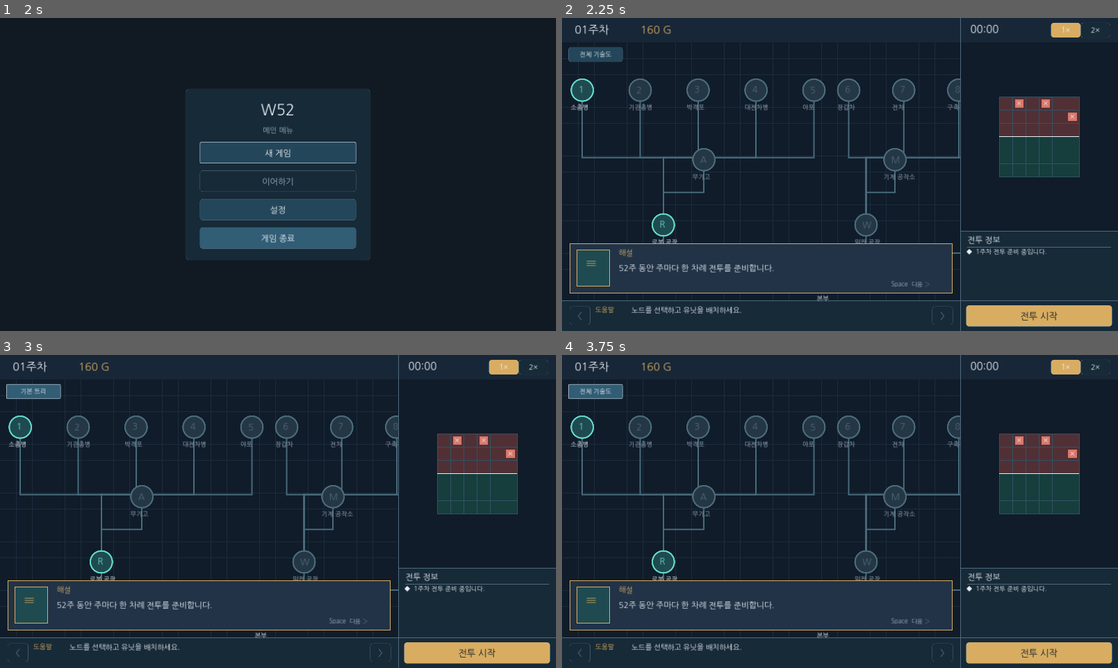
Above: before the commit, frames 1-4 (two rows, left to right).
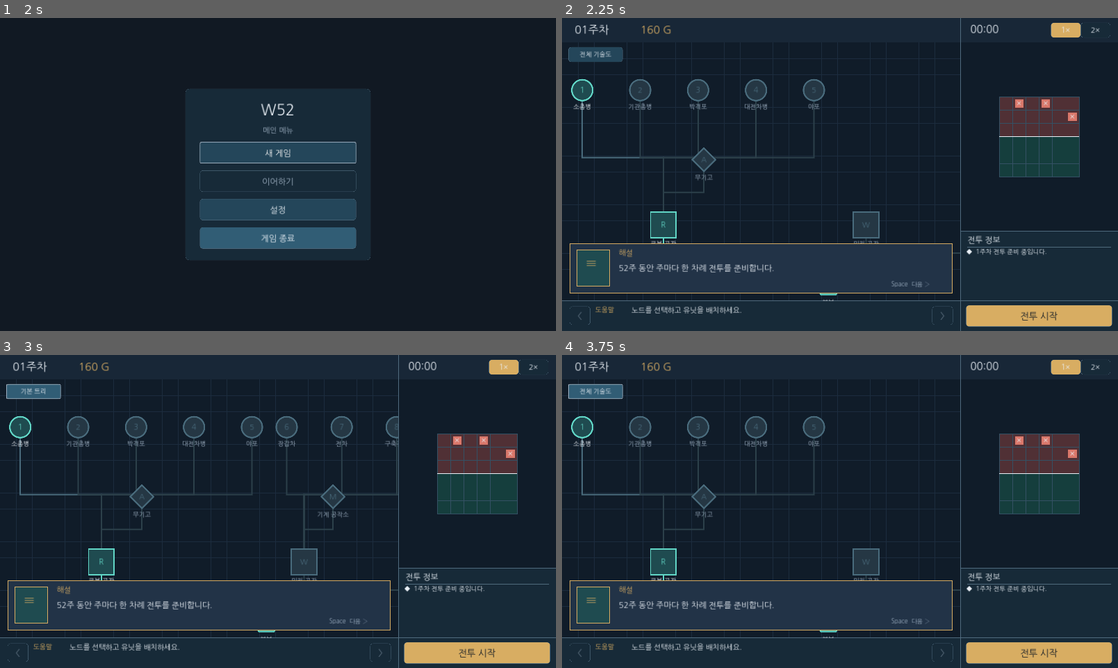
Above: after the commit, the same moments.

Repository: xcliming-svg/w52
Game: Godot game, scene res://main.tscn
The game is run twice, just before and just after one commit, with the same random seed, the same clock (stepped at 60 frames per second) and the same inputs.
Inputs (mouse positions are in pixels of both pictures, inside the frame that each line leads up to):
- Up to frame 1 (2 s): tap Enter at 0.5 s; move the mouse to (400, 158) at 0.52 s; click (400, 158) at 0.67 s; tap Space at 0.77, 1.25 s; drag from (166, 190) to (250, 237) at 1.27 s
- Up to frame 2 (2.25 s): click "새 게임" at 2 s
- Up to frame 3 (3 s): click "전체 기술도" at 2.75 s
- Up to frame 4 (3.75 s): click "기본 트리" at 3.5 s

Frame 1 is identical in both runs. In frame 2, 3.0% of the frame differs, in the area x 1-72%, y 19-91%; in frame 3, 2.3%; in frame 4, 3.0%.

Commit message:
feat: render 20 tech nodes, unit details and gated interactions

Diff:
--- a/scripts/game.gd
+++ b/scripts/game.gd
@@ -463,13 +463,19 @@
         return ""
     if phase == "dialogue" and DIALOGUE_RECT.has_point(mouse):
         return ""
-    if not selected_id.is_empty() and _popup_rect().has_point(mouse):
+    if not selected_id.is_empty():
+        if _popup_rect().has_point(mouse) or _upgrade_rect().has_point(mouse):
+            return ""
+    if Rect2(Vector2(22, 100), Vector2(188, 52)).has_point(mouse):
         return ""
     for node in NODES:
-        if _node_screen(node).distance_to(mouse) <= 49.0:
+        if not _node_visible(node):
+            continue
+        var half: float = _node_half_size(node) * 1.12
+        var center := _node_screen(node)
+        if Rect2(center - Vector2.ONE * half, Vector2.ONE * half * 2.0).has_point(mouse):
             return str(node["id"])
     return ""
-
 
 func _start_pan(mouse: Vector2) -> void:
     pan_armed = true
@@ -545,7 +551,9 @@
             _advance_dialogue()
             return
         if TREE_RECT.has_point(click.position):
-            if not selected_id.is_empty() and _popup_rect().has_point(click.position):
+            if not selected_id.is_empty() and (_popup_rect().has_point(click.position) or _upgrade_rect().has_point(click.position)):
+                return
+            if Rect2(Vector2(22, 100), Vector2(188, 52)).has_point(click.position):
                 return
             _start_pan(click.position)
         elif Rect2(1376, 84, 544, 652).has_point(click.position):
@@ -557,7 +565,7 @@
         return
     dialogue_index += 1
     if dialogue_index == 3:
-        _select_node("guard") # Dialogue completion can select/focus tree nodes.
+        _select_node("rifle") # First unit on the integrated tree.
     elif dialogue_index >= DIALOGUE_COUNT:
         phase = "prepare"
     _refresh_all()
@@ -568,7 +576,7 @@
         return [
             "52주 동안 주마다 한 차례 전투를 준비합니다.",
             "왼쪽의 노드에서 사용할 전략을 살펴보세요.",
-            "방패병 경로가 선택되었습니다.",
+            "소총병 경로가 선택되었습니다.",
             "유닛 정보를 열고 배치 버튼을 사용하세요.",
             "물자 G와 배치를 확인한 뒤 전투를 시작하세요."
         ]
@@ -595,7 +603,7 @@
     if phase == "battle" or phase == "result":
         return
     var node := _find_node(selected_id)
-    if node.is_empty() or str(node["kind"]) != "unit" or int(node["week"]) > week:
+    if node.is_empty() or str(node["kind"]) != "unit" or not _is_node_unlocked(node) or phase not in ["dialogue", "prepare"]:
         return
     if placements.size() >= 12:
         _append_log("현재 시연 배치 슬롯이 가득 찼습니다.")
@@ -682,6 +690,7 @@
 
 
 func _refresh_all() -> void:
+    full_view_button.text = "기본 트리" if full_tree_view else "전체 기술도"
     prev_button.disabled = help_index <= 1
     next_button.disabled = help_index >= week
     speed_one.button_pressed = speed == 1
@@ -783,44 +792,72 @@
 
 
 func _draw_tree() -> void:
-    # Local coordinates, rendered exclusively inside TreeClip.clip_contents.
+    # Only the 20 structural nodes render here. The 24 upgrades are drawn
+    # in the independent _draw_popup detail panel, never on the tree.
     var path := _selected_ancestors()
     for node in NODES:
+        if not _node_visible(node):
+            continue
         var parent_id := str(node["parent"])
         if parent_id.is_empty():
             continue
         var parent := _find_node(parent_id)
+        if not _node_visible(parent):
+            continue
         var a := _node_tree_local(parent)
         var b := _node_tree_local(node)
         var middle_y := (a.y + b.y) * 0.5
         var highlight := str(node["id"]) in path and parent_id in path
-        var tint := UI.TEAL if highlight else UI.TREE_LINE
-        tree_canvas.draw_polyline(PackedVector2Array([a - Vector2(0, 35), Vector2(a.x, middle_y),
-            Vector2(b.x, middle_y), b + Vector2(0, 35)]), tint, 5.0 if highlight else 3.5, true)
+        var owned := _has_building(str(node["id"]))
+        var tint: Color = UI.TEAL if highlight or owned else (UI.TREE_LINE if _is_node_unlocked(node) else UI.TREE_LINE.darkened(0.4))
+        tree_canvas.draw_polyline(PackedVector2Array([
+            a - Vector2(0, _node_half_size(parent)),
+            Vector2(a.x, middle_y),
+            Vector2(b.x, middle_y),
+            b + Vector2(0, _node_half_size(node))]), tint, 5.0 if highlight else 3.5, true)
     for node in NODES:
+        if not _node_visible(node):
+            continue
         var p := _node_tree_local(node)
-        if p.y < -100 or p.y > TREE_RECT.size.y + 100 or p.x < -100 or p.x > TREE_RECT.size.x + 100:
+        if p.y < -120 or p.y > TREE_RECT.size.y + 120 or p.x < -120 or p.x > TREE_RECT.size.x + 120:
             continue
         var id := str(node["id"])
-        var locked := int(node["week"]) > week
+        var unlocked := _is_node_unlocked(node)
         var focused := id == selected_id
         var hovered := id == hover_id
-        var radius := 38.0 * (1.12 if focused or hovered else 1.0)
+        var half: float = _node_half_size(node) * (1.12 if focused or hovered else 1.0)
         var kind := str(node["kind"])
-        var fill := UI.LOCKED if locked else UI.NODE_FILL
-        var border := UI.TREE_LINE if locked else (UI.GOLD if focused else UI.TEAL)
-        if kind == "branch":
-            tree_canvas.draw_rect(Rect2(p - Vector2.ONE * radius * 0.75, Vector2.ONE * radius * 1.5), fill)
-            tree_canvas.draw_rect(Rect2(p - Vector2.ONE * radius * 0.75, Vector2.ONE * radius * 1.5), border, false, 3.0)
-        elif kind == "root":
-            tree_canvas.draw_colored_polygon(PackedVector2Array([p+Vector2(0,-radius),p+Vector2(radius,0),
-                p+Vector2(0,radius),p+Vector2(-radius,0)]), fill)
+        var fill: Color = UI.NODE_FILL if unlocked or _has_building(id) else UI.LOCKED
+        var border: Color = UI.GOLD if focused else (UI.TEAL if unlocked or _has_building(id) else UI.TREE_LINE)
+        if kind == "root":
+            var hex := PackedVector2Array([
+                p + Vector2(-half, 0), p + Vector2(-half * 0.5, -half * 0.866),
+                p + Vector2(half * 0.5, -half * 0.866), p + Vector2(half, 0),
+                p + Vector2(half * 0.5, half * 0.866), p + Vector2(-half * 0.5, half * 0.866)])
+            tree_canvas.draw_colored_polygon(hex, fill)
+            hex.append(hex[0])
+            tree_canvas.draw_polyline(hex, border, 4.0, true)
+        elif kind == "production":
+            var square := Rect2(p - Vector2.ONE * half, Vector2.ONE * half * 2.0)
+            tree_canvas.draw_rect(square, fill)
+            tree_canvas.draw_rect(square, border, false, 4.0)
+        elif kind == "tech":
+            var diamond := PackedVector2Array([
+                p + Vector2(0, -half), p + Vector2(half, 0),
+                p + Vector2(0, half), p + Vector2(-half, 0)])
+            tree_canvas.draw_colored_polygon(diamond, fill)
+            diamond.append(diamond[0])
+            tree_canvas.draw_polyline(diamond, border, 4.0, true)
         else:
-            tree_canvas.draw_circle(p, radius, fill)
-            tree_canvas.draw_arc(p, radius, 0.0, TAU, 48, border, 4.0, true)
+            tree_canvas.draw_circle(p, half, fill)
+            tree_canvas.draw_arc(p, half, 0.0, TAU, 48, border, 4.0, true)
         var symbol: String = str(node["symbol"])
-        _layer_text(tree_canvas, symbol, p + Vector2(-13, -22), 31, border)
-        _layer_text(tree_canvas, str(node["name"]), p + Vector2(-40, radius + 7), 22, UI.MUTED if locked else UI.TEXT)
+        var symbol_width: float = FONT.get_string_size(symbol, HORIZONTAL_ALIGNMENT_LEFT, -1, 26).x
+        _layer_text(tree_canvas, symbol, p + Vector2(-symbol_width * 0.5, -17), 26, border)
+        var name: String = str(node["name"])
+        var label_width: float = FONT.get_string_size(name, HORIZONTAL_ALIGNMENT_LEFT, -1, 22).x
+        _layer_text(tree_canvas, name, p + Vector2(-label_width * 0.5, half + 7.0), 22,
+            UI.TEXT if unlocked or _has_building(id) else UI.MUTED)
 
 
 func _draw_popup() -> void:
@@ -831,11 +868,50 @@
         return
     var panel := _popup_rect()
     _layer_box(popup_surface, panel, UI.PANEL, UI.TEAL)
-    _layer_text(popup_surface, str(node["name"]), panel.position + Vector2(25, 20), 32)
-    var details := str(node["detail"]).split("|")
-    for i in range(details.size()):
-        _layer_text(popup_surface, str(details[i]), panel.position + Vector2(25, 75 + i * 37), 25, UI.MUTED)
-
+    _layer_text(popup_surface, str(node["name"]), panel.position + Vector2(24, 15), 30)
+    var status := "보유" if _has_building(selected_id) else ("조건 충족" if _is_node_unlocked(node) else "잠금")
+    if str(node["kind"]) == "unit":
+        status = "배치 가능" if _is_node_unlocked(node) else "배치 잠금"
+    _layer_text(popup_surface, "최소 W%02d · %s (후보)" % [int(node["week"]), status],
+        panel.position + Vector2(24, 64), 20, UI.GOLD)
+    if str(node["kind"]) == "unit":
+        var requirements: Array[String] = []
+        for req in node["requires"]:
+            var required_node := _find_node(str(req))
+            var mark := "보유" if _has_building(str(req)) else "미보유"
+            requirements.append("%s(%s)" % [str(required_node["name"]), mark])
+        _layer_text(popup_surface, "필수: " + " · ".join(requirements),
+            panel.position + Vector2(24, 101), 18, UI.MUTED)
+        _layer_text(popup_surface, str(node["detail"]), panel.position + Vector2(24, 143), 21, UI.TEXT)
+        _draw_upgrade_panel()
+    else:
+        var parent := _find_node(str(node["parent"]))
+        if not parent.is_empty():
+            _layer_text(popup_surface, "선행: %s (%s)" % [
+                str(parent["name"]), "보유" if _has_building(str(parent["id"])) else "미보유"],
+                panel.position + Vector2(24, 101), 21, UI.MUTED)
+        _layer_text(popup_surface, str(node["detail"]), panel.position + Vector2(24, 138), 21, UI.TEXT)
+        if str(node["kind"]) != "root":
+            _layer_text(popup_surface, "즉시 완공 · 건설 비용 미정(시연)",
+                panel.position + Vector2(24, 173), 18, UI.GOLD)
+
+
+func _draw_upgrade_panel() -> void:
+    var content: Array = UPGRADES.get(selected_id, [])
+    if content.size() != 2:
+        return
+    var panel := _upgrade_rect()
+    _layer_box(popup_surface, panel, UI.PANEL, UI.GOLD)
+    _layer_text(popup_surface, "고유 강화 · 조회 전용", panel.position + Vector2(18, 12), 24, UI.GOLD)
+    for i in range(2):
+        var pair: Array = content[i]
+        var y: float = 62.0 + i * 78.0
+        _layer_text(popup_surface, "%s  %s" % ["A" if i == 0 else "B", str(pair[0])],
+            panel.position + Vector2(22, y), 23, UI.TEXT)
+        _layer_text(popup_surface, str(pair[1]) + " (제안)",
+            panel.position + Vector2(52, y + 30), 19, UI.MUTED)
+    _layer_text(popup_surface, "비용·구매·전투 효과 미확정",
+        panel.position + Vector2(20, 222), 18, UI.GOLD)
 
 func _draw_field() -> void:
     var sz := _grid_size()
